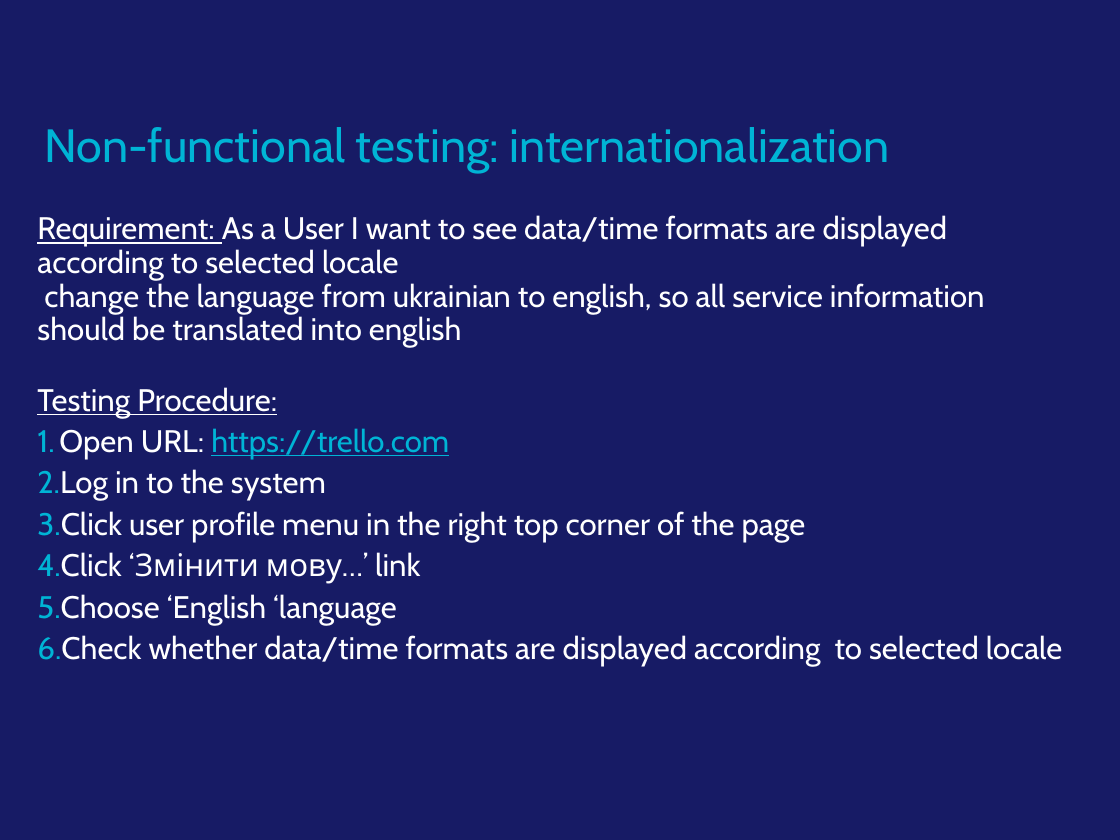
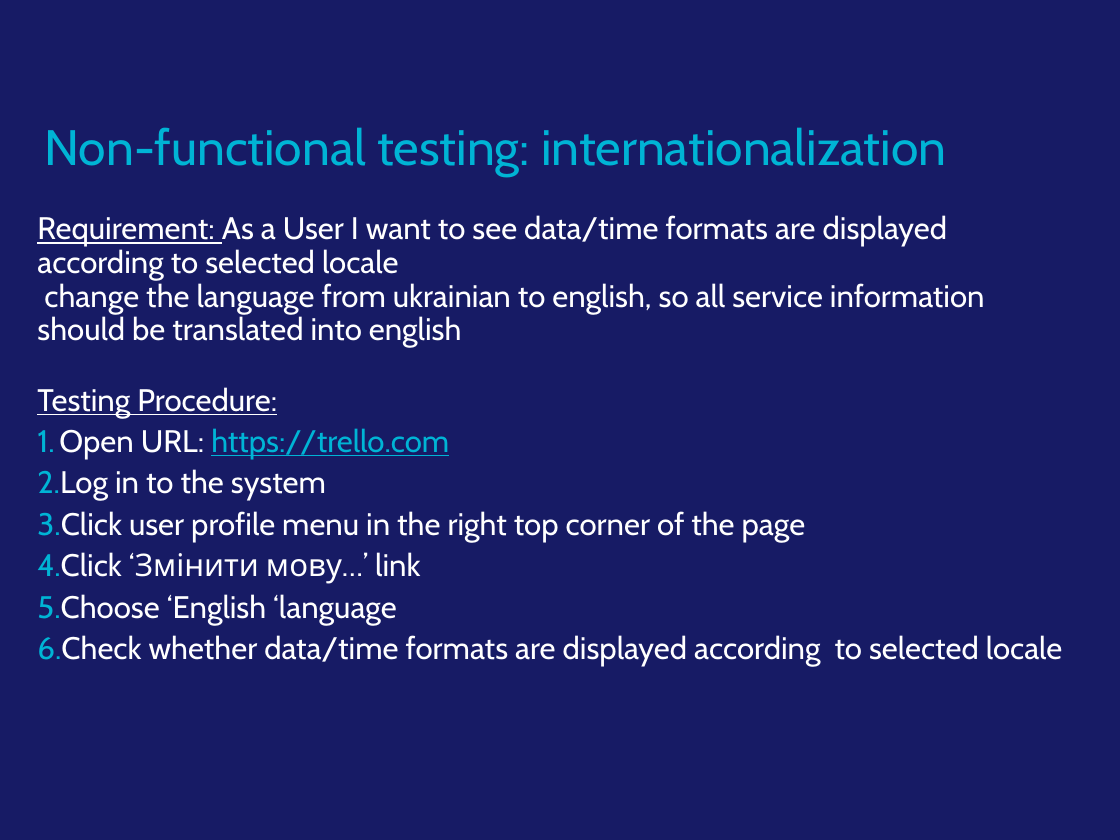
Before and after one commit to SGav/MQC, a slide deck: slide 12 of w3/HW3.pptx. Drawn at 1120x840 pixels with LibreOffice and Linux fonts; fonts in the diff are those of the drawing; background and template pictures are left out. Boxes give left, top, right and bottom in pixels: in the first picture for what was removed or moved away, otherwise in the second. Text is boxed around its words. In the diff, an @@ line names an element or a change of style, - is before the commit and + after.

```diff
--- a/w3/HW3.pptx
+++ b/w3/HW3.pptx
@@ subtitle "Non-functional testing: internationalization" at (44,127,946,175): size 30 to 32 pt @@
```
Also in this commit, not shown: 9 other slides changed.
